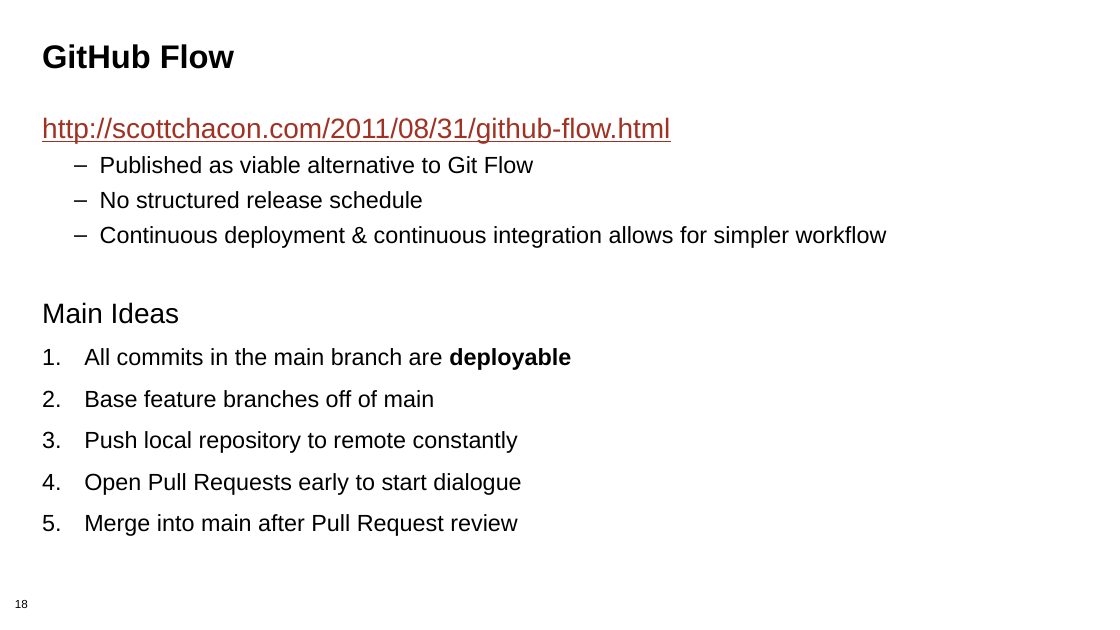
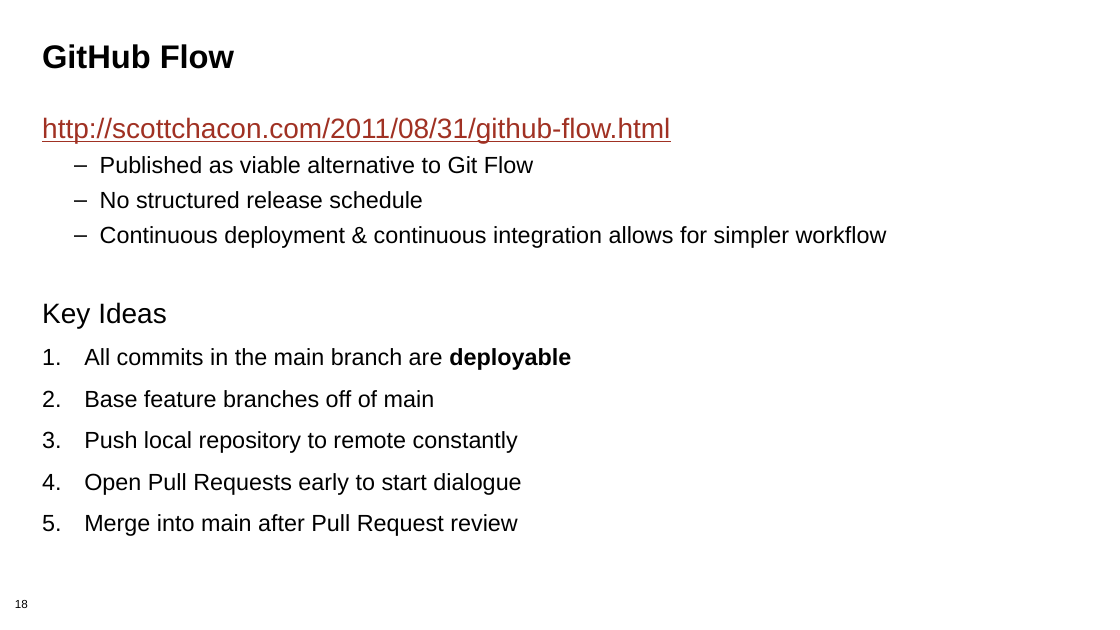
Before and after one commit to bssw-tutorial/presentations, a slide deck: slide 18 of git-workflows.pptx. Drawn at 1120x630 pixels with LibreOffice and Linux fonts; fonts in the diff are those of the drawing; background and template pictures are left out. Boxes give left, top, right and bottom in pixels: in the first picture for what was removed or moved away, otherwise in the second. Text is boxed around its words. In the diff, an @@ line names an element or a change of style, - is before the commit and + after.

```diff
--- a/git-workflows.pptx
+++ b/git-workflows.pptx
@@ text at (42,302,167,328): text changed @@
-Main Ideas
+Key Ideas
```
Also in this commit, not shown: 6 other slides changed.
